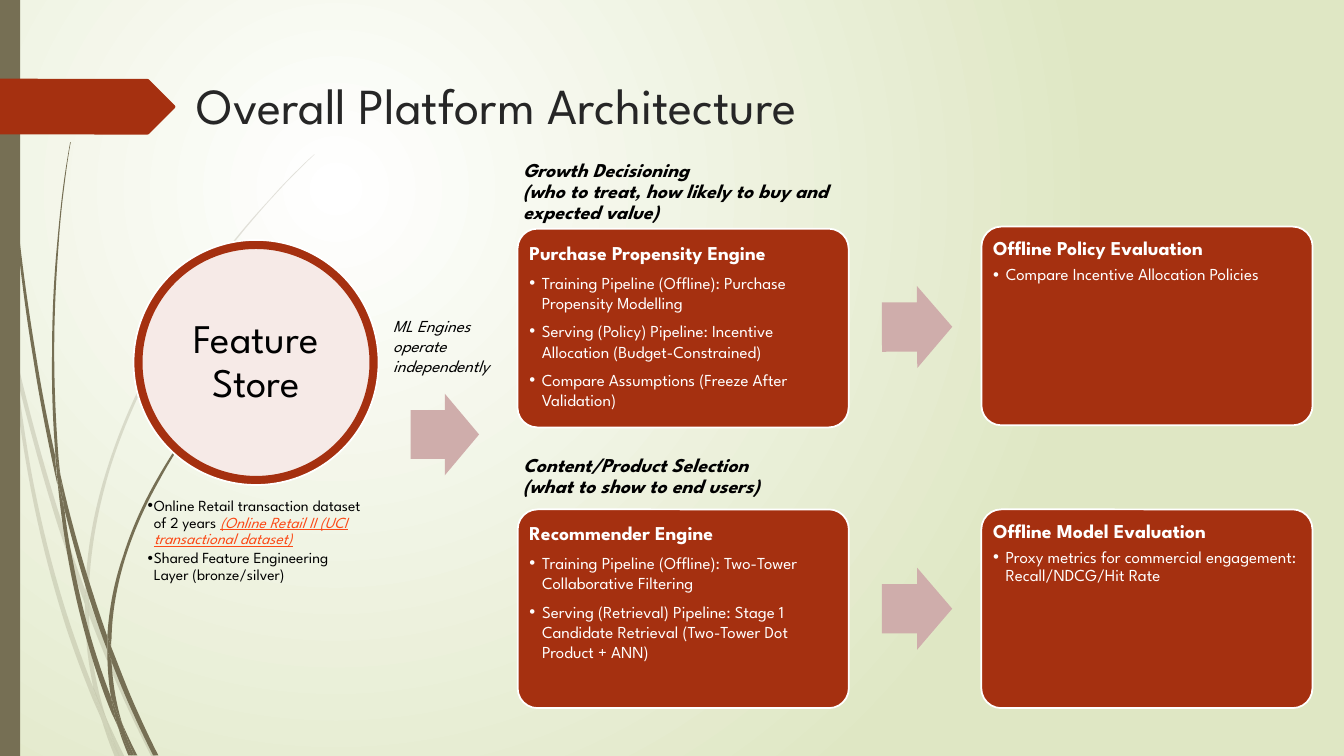
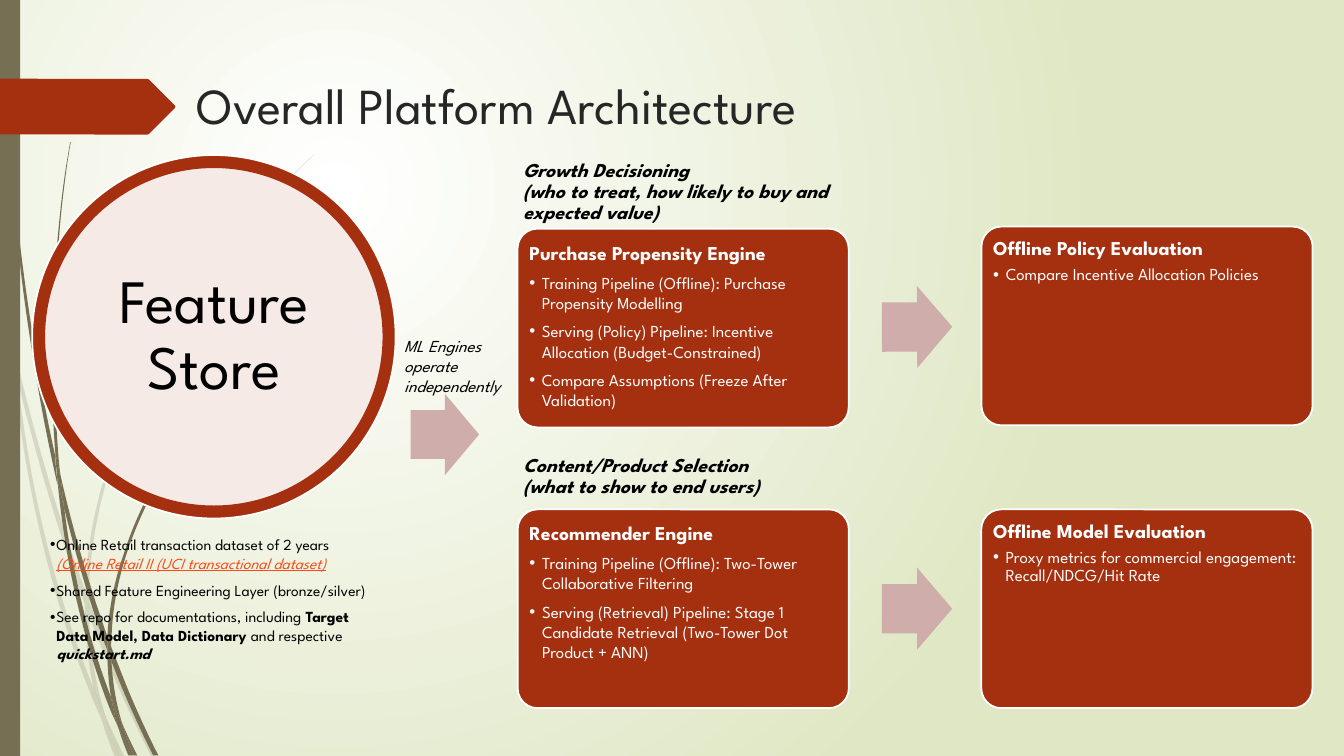
Before and after one commit to Phrey001/mle-marketplace-growth, a slide deck: slide 3 of docs/architecture.pptx. Drawn at 1344x756 pixels with LibreOffice and Linux fonts; fonts in the diff are those of the drawing. Boxes give left, top, right and bottom in pixels: in the first picture for what was removed or moved away, otherwise in the second. Text is boxed around its words. In the diff, an @@ line names an element or a change of style, - is before the commit and + after.

Commit message:
refactored feature store

```diff
--- a/docs/architecture.pptx
+++ b/docs/architecture.pptx
@@ ellipse: place and size @@
-ellipse at [133, 240, 378, 485]
+ellipse at [32, 155, 396, 519]
@@ ellipse: place and size @@
-ellipse at [142, 248, 371, 477]
+ellipse at [44, 167, 384, 507]
@@ text "Feature Store": place and size @@
-text "Feature Store" at [194, 326, 319, 398]
+text "Feature Store" at [119, 282, 308, 390]
@@ text "Feature Store" at [119, 282, 308, 390]: size 29 to 44 pt; more space between paragraphs @@
@@ text "ML Engines operate independently": place and size @@
-text "ML Engines operate independently" at [393, 321, 489, 376]
+text "ML Engines operate independently" at [404, 341, 500, 398]
@@ text "Online Retail transaction dataset of ...": place and size @@
-text "Online Retail transaction dataset of ..." at [148, 498, 361, 584]
+text "Online Retail transaction dataset of ..." at [56, 535, 365, 665]
@@ text at [56, 535, 365, 601]: line spacing 0.9 to 1; more space between paragraphs @@
@@ text at [56, 607, 349, 665]: paragraph added @@
+  • See repo for documentations, including Target Data Model, Data Dictionary and respective quickstart.md
```
Also in this commit, not shown: 25 other files.
